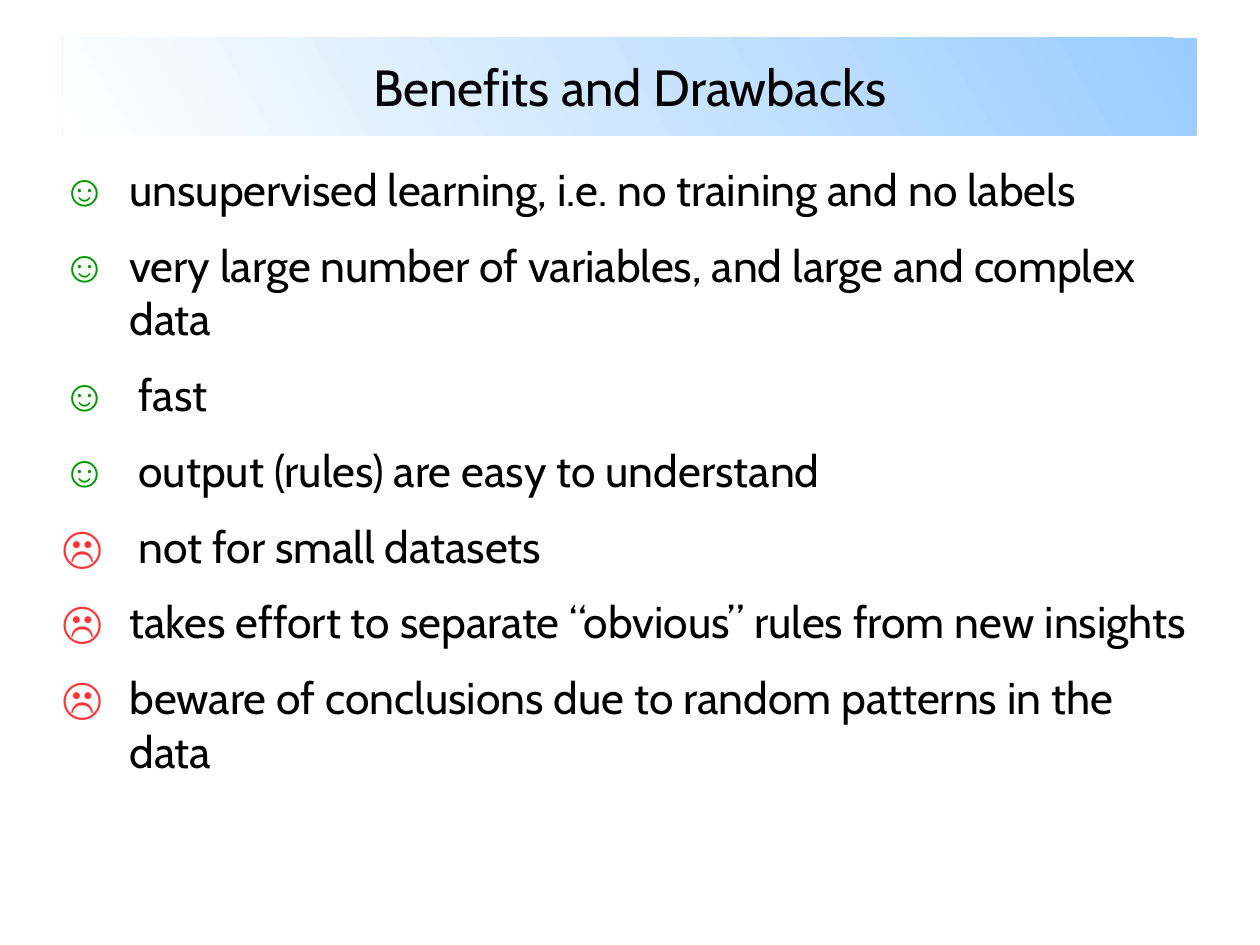
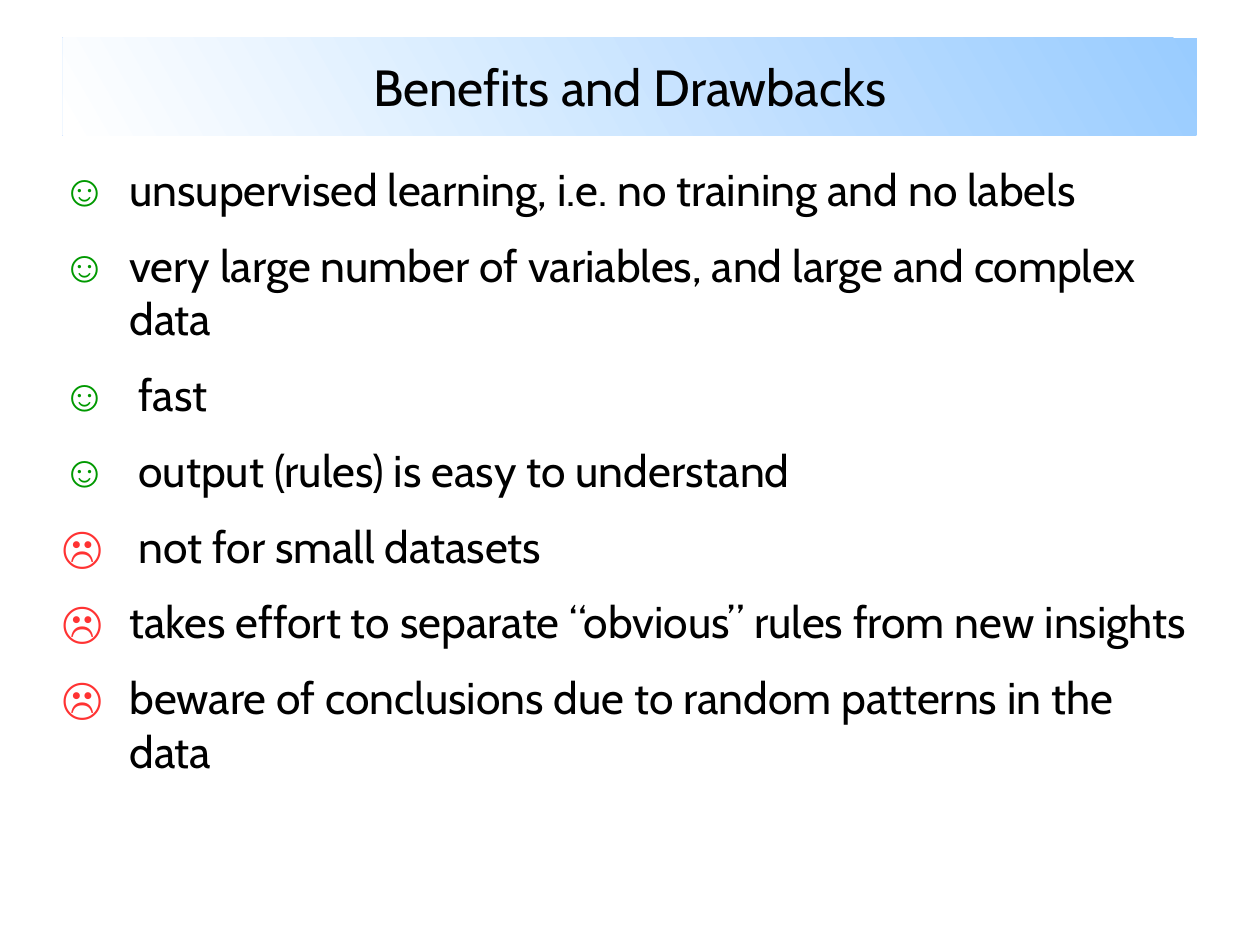
Before and after one commit to mbassi1364/CAS-Applied-Data-Science, a slide deck: slide 3 of Machine-Learning-Project/project.1/metriken.2020-03-14/analysis/prod.dba_hist_sysmetric_summary.2020-02-12-bis-2020-03-14/Report/bassi_oracle_metrics_association_mining.odp. Drawn at 1260x945 pixels with LibreOffice and Linux fonts; fonts in the diff are those of the drawing. Boxes give left, top, right and bottom in pixels: in the first picture for what was removed or moved away, otherwise in the second. Text is boxed around its words. In the diff, an @@ line names an element or a change of style, - is before the commit and + after.

```diff
--- a/Machine-Learning-Project/project.1/metriken.2020-03-14/analysis/prod.dba_hist_sysmetric_summary.2020-02-12-bis-2020-03-14/Report/bassi_oracle_metrics_association_mining.odp
+++ b/Machine-Learning-Project/project.1/metriken.2020-03-14/analysis/prod.dba_hist_sysmetric_summary.2020-02-12-bis-2020-03-14/Report/bassi_oracle_metrics_association_mining.odp
@@ text at box(138, 453, 790, 497): text changed @@
-☺ output (rules) are easy to understand
+☺ output (rules) is easy to understand
```
Also in this commit, not shown: 4 other slides changed, 2 slides added, 3 other files.
